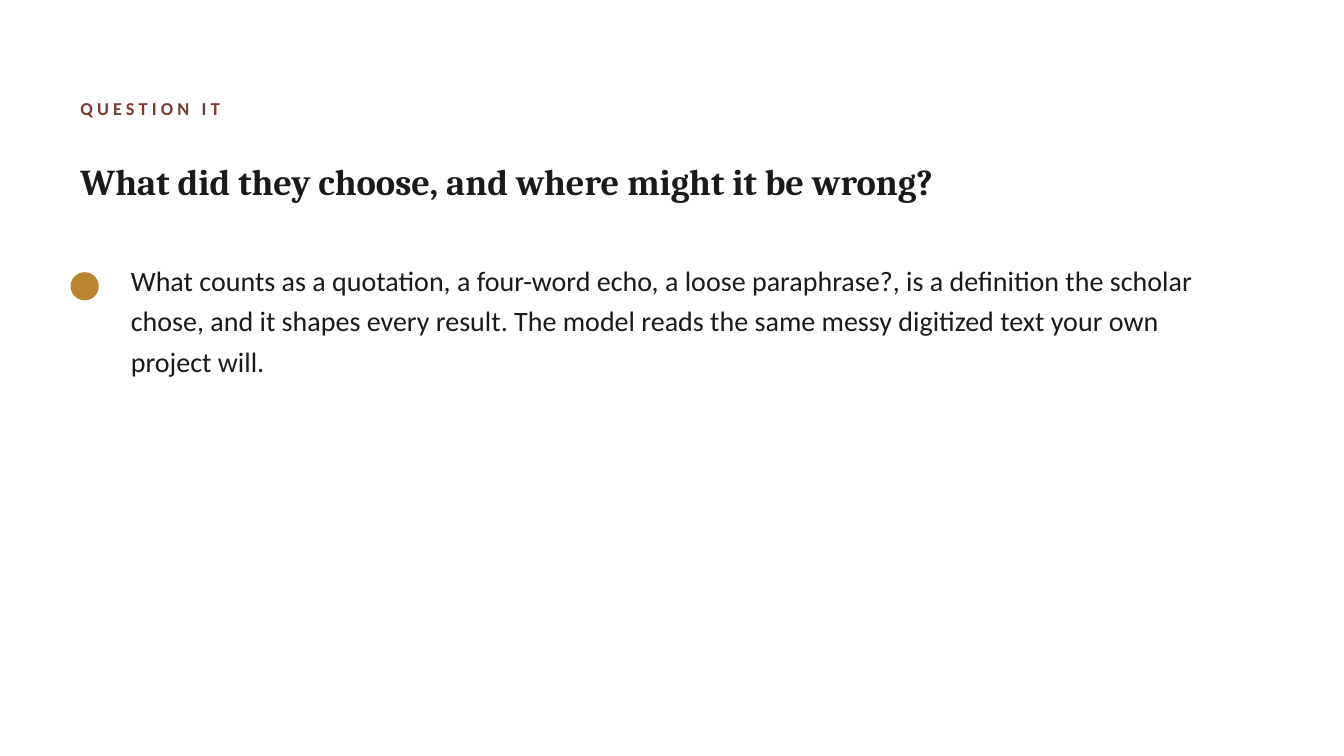
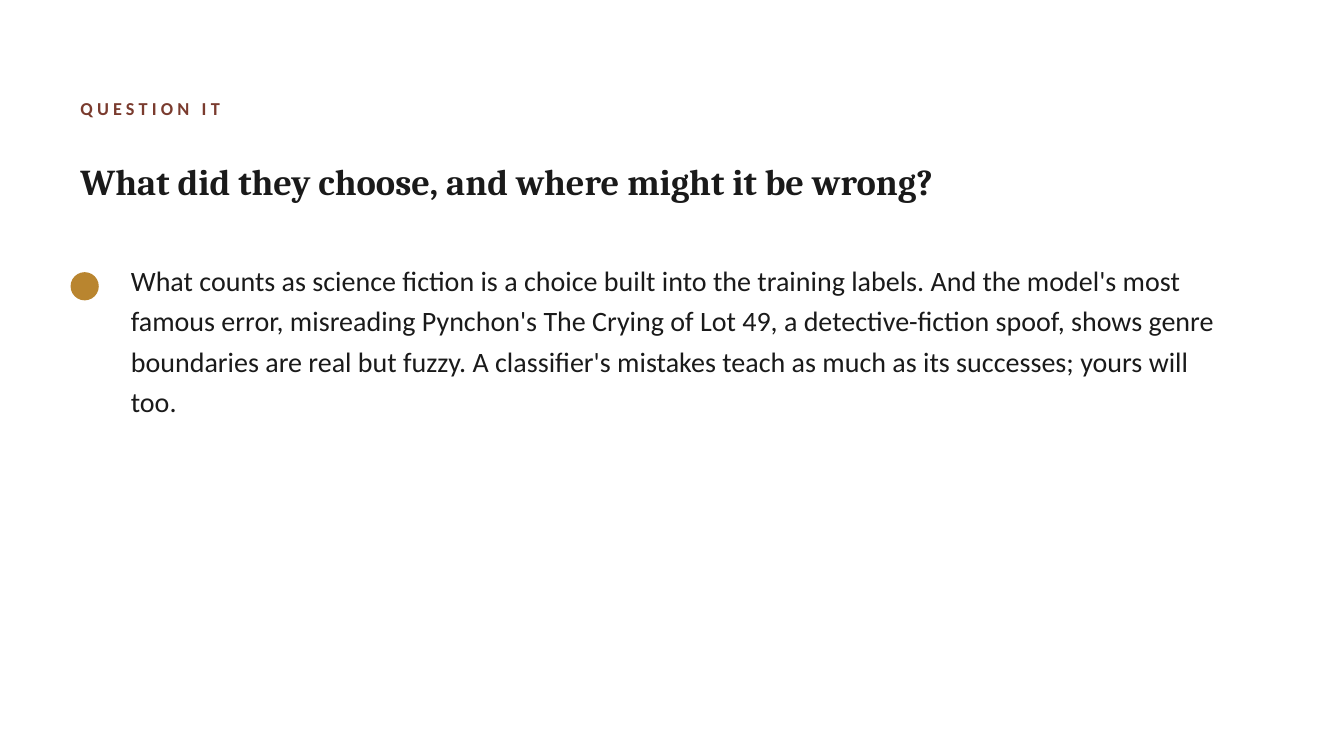
Before and after one commit to lucianli123/culture-as-data-2026, a slide deck: slide 3 of slides/pptx/week-03.pptx. Drawn at 1344x756 pixels with LibreOffice and Linux fonts; fonts in the diff are those of the drawing. Boxes give left, top, right and bottom in pixels: in the first picture for what was removed or moved away, otherwise in the second. Text is boxed around its words. In the diff, an @@ line names an element or a change of style, - is before the commit and + after.

```diff
--- a/slides/pptx/week-03.pptx
+++ b/slides/pptx/week-03.pptx
@@ text at (x1=131, y1=271, x2=1214, y2=412): text changed @@
-What counts as a quotation, a four-word echo, a loose paraphrase?, is a definition the scholar chose, and it shapes every result. The model reads the same messy digitized text your own project will.
+What counts as science fiction is a choice built into the training labels. And the model's most famous error, misreading Pynchon's The Crying of Lot 49, a detective-fiction spoof, shows genre boundaries are real but fuzzy. A classifier's mistakes teach as much as its successes; yours will too.
```
Also in this commit, not shown: 2 other slides changed, 50 other files.
